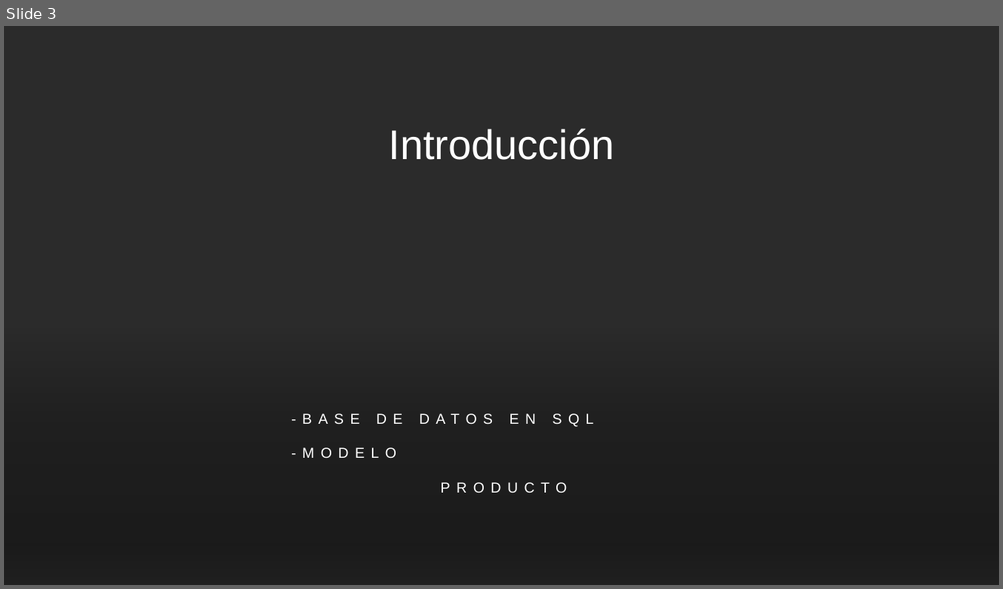
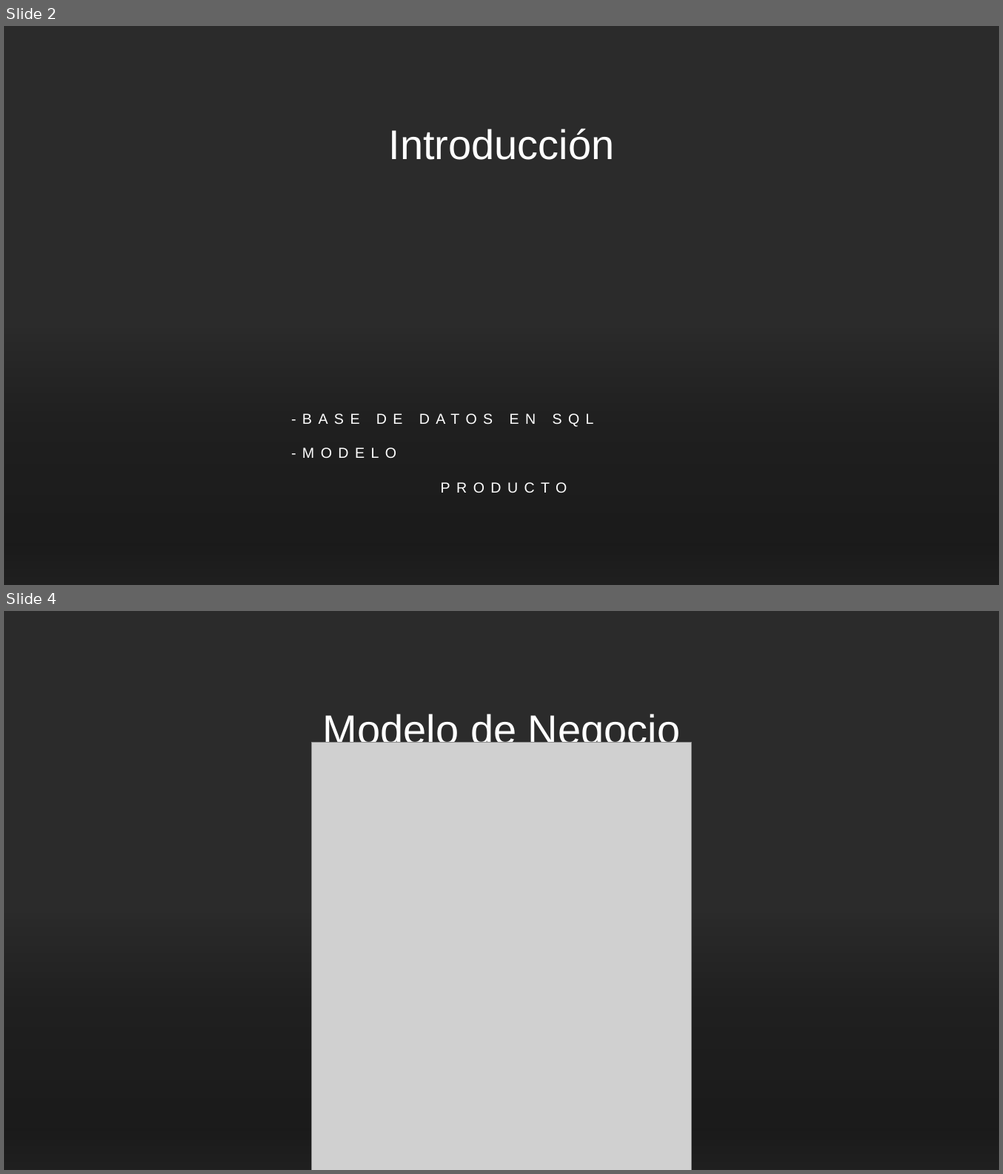
Before and after one commit to pablopeerezm/AlmacenSistemas, a slide deck: PresentacionAlmacen.pptx. Shown one above the other, each under a label of ours: slide 3 before the commit, slides 2 and 4 after it; the slides between them are not shown. The pictures are 1003x589 and 1003x1174 pixels, drawn with LibreOffice and Linux fonts; fonts in the diff are those of the drawing; grey boxes stand for pictures; background and template pictures are left out; a plain dark background stands for a picture behind light text. Boxes give left, top, right and bottom in pixels: in the first picture for what was removed or moved away, otherwise in the second. Text is boxed around its words. In the diff, an @@ line names an element or a change of style, - is before the commit and + after.

```diff
--- a/PresentacionAlmacen.pptx
+++ b/PresentacionAlmacen.pptx
@@ slide 4 added at (4,611,999,1170), background picture (left out); not listed: 1 template element that a slide beside it also shows @@
@@ rectangle added at (4,611,999,1170), fill #FFFFFF @@
@@ title added at (323,714,680,751), 40 pt, text #FFFFFF @@
+Modelo de Negocio
@@ picture added at (311,742,691,1170) @@
@@ rectangle added at (4,881,999,1170), fill gradient #000000 @@
@@ what was slide 3 is now slide 2 @@
```
Also in this commit, not shown: 1 slide changed.
